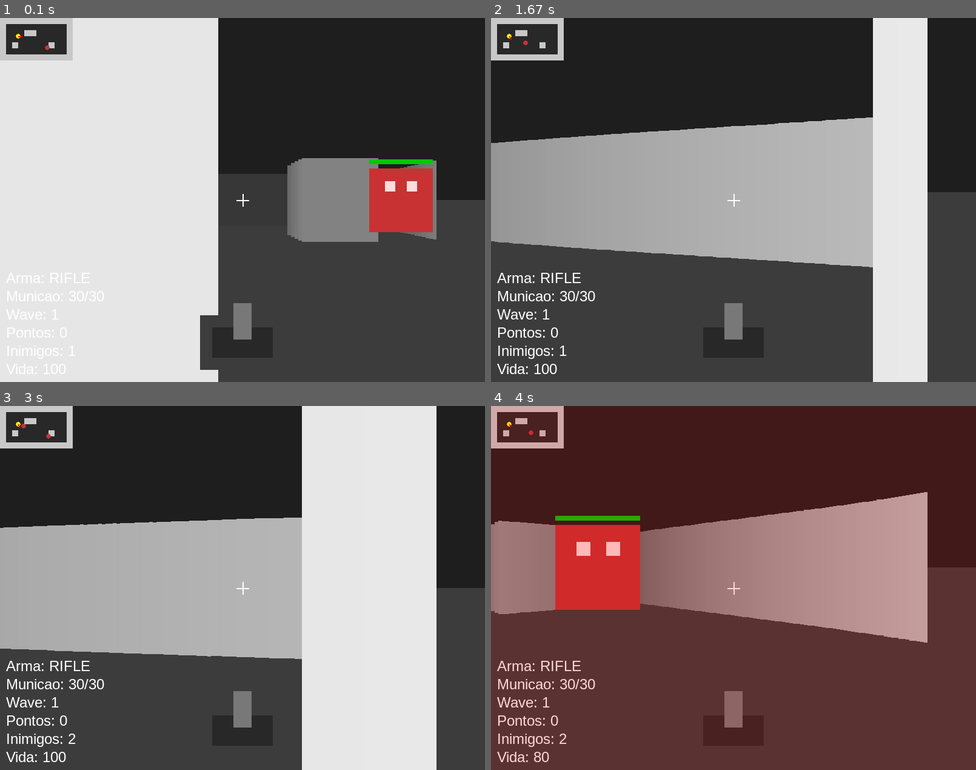
Above: before the commit, frames 1-4 (two rows, left to right).
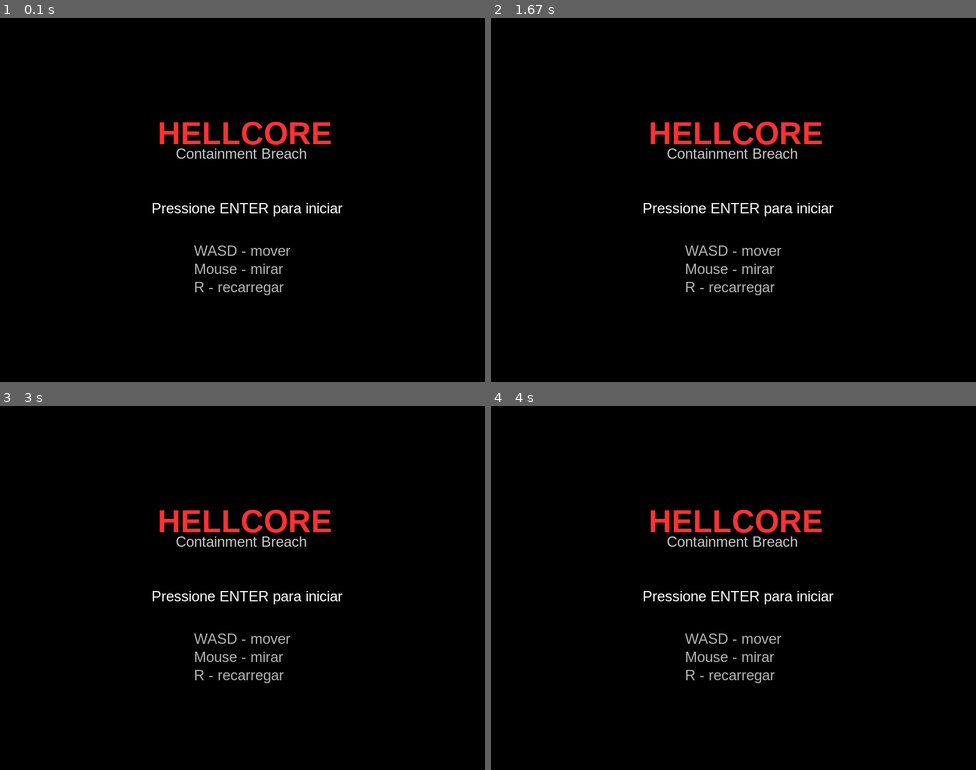
Above: after the commit, the same moments.

Repository: PDR181/mini-doom-pygame
Game: pygame game, started from main.py
Two runs of this game, one before a commit and one after it. Both use one fixed random seed, a clock stepped at 60 frames per second and the inputs below.
Inputs (mouse positions are in pixels of both pictures, inside the frame that each line leads up to):
- Up to frame 1 (0.1 s): no input
- Up to frame 2 (1.67 s): move the mouse to (714, 214) at 0.37 s; move the mouse to (563, 331) at 0.87 s; move the mouse to (733, 243) at 1.37 s
- Up to frame 3 (3 s): move the mouse to (310, 507) at 1.87 s; move the mouse to (77, 668) at 2.43 s; move the mouse to (281, 609) at 2.93 s
- Up to frame 4 (4 s): move the mouse to (762, 689) at 3.43 s; move the mouse to (636, 646) at 3.93 s

The runs differ from the first frame. In frame 1, 100% of the frame differs, in the area x 0-100%, y 0-100%; in frame 2, 100%; in frame 3, 100%; in frame 4, 100%.

Commit message:
feat: adicionado progressão de campanha, menus e objetivo principal

Diff:
--- a/main.py
+++ b/main.py
@@ -23,8 +23,8 @@
 clock = pygame.time.Clock()
 font = pygame.font.SysFont("arial", 24)
 
-player_x = 150
-player_y = 150
+player_x = 96
+player_y = 96
 player_angle = 0
 player_pitch = 0
 
@@ -32,6 +32,8 @@
 mouse_sensitivity = 0.003
 player_health = 100
 score = 0
+game_won = False
+game_started = False
 damage_flash = 0
 hit_feedback = 0
 
@@ -56,12 +58,19 @@
     shoot_sound = None
     hit_sound = None
 
-TILE_SIZE = 50
-
-FOV = math.pi / 3
+
+TILE_SIZE = 64
+
+wall_texture = pygame.image.load("assets/textures/wall.png").convert()
+wall_texture = pygame.transform.scale(wall_texture, (64, 64))
+enemy_sprite = pygame.image.load(
+    "assets/sprites/enemy_normal.png"
+).convert_alpha()
+
+FOV = math.pi / 3.5
 HALF_FOV = FOV / 2
-NUM_RAYS = 120
-MAX_DEPTH = 800
+NUM_RAYS = 90
+MAX_DEPTH = 500
 DELTA_ANGLE = FOV / NUM_RAYS
 SCREEN_DIST = (WIDTH / 2) / math.tan(HALF_FOV)
 SCALE = WIDTH // NUM_RAYS
@@ -82,7 +91,7 @@
 weapon_cooldown = 0
 WEAPON_COOLDOWN_TIME = 15
 
-current_weapon = "rifle"
+current_weapon = "pistol"
 
 weapons = {
     "pistol": {
@@ -115,24 +124,39 @@
 MAX_AMMO = weapons[current_weapon]["ammo"]
 ammo = MAX_AMMO
 
+owned_weapons = ["pistol"]
+
 enemy_hit_damage = 25
 
-spawn_timer = 0
-SPAWN_INTERVAL = 180
-MAX_ENEMIES = 6
-
-wave = 1
-wave_timer = 0
-WAVE_DURATION = 600
+# """ spawn_timer = 0
+# SPAWN_INTERVAL = 180
+# MAX_ENEMIES = 6
+
+# wave = 1
+# wave_timer = 0
+# WAVE_DURATION = 600
 
 game_map = [
-    "111111111111",
-    "100000000001",
-    "100011000001",
-    "100000000001",
-    "101000001001",
-    "100000000001",
-    "111111111111"
+    "11111111111111111111",
+    "10000000100000000001",
+    "10111100100111110001",
+    "10000100000010000001",
+    "10100111110010111001",
+    "10000000010010000001",
+    "10111111010011111001",
+    "10000001000000001001",
+    "10111101111111101001",
+    "10000000000000100001",
+    "10111111111110101101",
+    "10000000000000100001",
+    "10111111101111111001",
+    "10000000100000000001",
+    "10111100111111111001",
+    "10000100000000000001",
+    "10110111111111111001",
+    "10000000000000000001",
+    "10001111111111111001",
+    "11111111111111111111"
 ]
 
 def create_enemy(x, y, enemy_type):
@@ -186,6 +210,26 @@
 
 pickups = []
 
+weapon_pickups = [
+    {
+        "x": 768,
+        "y": 384,
+        "weapon": "rifle"
+    },
+
+    {
+        "x": 960,
+        "y": 768,
+        "weapon": "shotgun"
+    }
+]
+
+core_zone = {
+    "x": 1088,
+    "y": 960,
+    "radius": 80
+}
+
 def wall_collision(x, y):
     map_x = int(x / TILE_SIZE)
     map_y = int(y / TILE_SIZE)
@@ -220,17 +264,37 @@
                 color_value = max(20, 255 - corrected_depth // 2)
                 color = (color_value, color_value, color_value)
 
-                pygame.draw.rect(
-                    screen,
-                    color,
+                if abs(math.cos(ray_angle)) > abs(math.sin(ray_angle)):
+                    texture_x = int(target_y % TILE_SIZE)
+                else:
+                    texture_x = int(target_x % TILE_SIZE)
+
+                texture_column = wall_texture.subsurface(
+                    texture_x,
+                    0,
+                    1,
+                    TILE_SIZE
+                )
+
+                texture_column = pygame.transform.scale(
+                    texture_column,
+                    (max(1, SCALE), int(wall_height))
+                )
+
+                #shade = max(40, 255 - int(corrected_depth * 0.35))
+
+                #texture_column.fill(
+                #    (shade, shade, shade),
+                #    special_flags=pygame.BLEND_MULT
+                #)
+
+                screen.blit(
+                    texture_column,
                     (
                         ray * SCALE,
-                        horizon_y - wall_height // 2,
-                        SCALE,
-                        wall_height
+                        horizon_y - wall_height // 2
                     )
                 )
-                break
 
 def move_enemies():
     global player_health, damage_flash
@@ -264,57 +328,57 @@
             damage_flash = 10
             enemy["cooldown"] = 30
 
-def choose_enemy_type():
-    if wave >= 6:
-        return random.choice(["normal", "fast", "tank"])
-    if wave >= 4:
-        return random.choice(["normal", "fast", "tank", "fast"])
-    if wave >= 2:
-        return random.choice(["normal", "normal", "fast"])
-    return "normal"
-
-def spawn_enemy():
-    alive_count = sum(1 for enemy in enemies if enemy["alive"])
-
-    if alive_count >= MAX_ENEMIES:
-        return
-
-    spawn_points = [
-        {"x": 400, "y": 250},
-        {"x": 300, "y": 300},
-        {"x": 500, "y": 200},
-        {"x": 450, "y": 150},
-        {"x": 200, "y": 250},
-        {"x": 350, "y": 150},
-    ]
-
-    for point in spawn_points:
-        too_close_to_enemy = False
-
-        for enemy in enemies:
-            if enemy["alive"]:
-                dx = enemy["x"] - point["x"]
-                dy = enemy["y"] - point["y"]
-                distance = math.sqrt(dx * dx + dy * dy)
-
-                if distance < 40:
-                    too_close_to_enemy = True
-                    break
-
-        dx_player = player_x - point["x"]
-        dy_player = player_y - point["y"]
-
-        distance_player = math.sqrt(
-            dx_player * dx_player + dy_player * dy_player
-        )
-
-        if distance_player < 80:
-            continue
-
-        if not wall_collision(point["x"], point["y"]) and not too_close_to_enemy:
-            enemy_type = choose_enemy_type()
-            enemies.append(create_enemy(point["x"], point["y"], enemy_type))
-            break
+# def choose_enemy_type():
+#     if wave >= 6:
+#         return random.choice(["normal", "fast", "tank"])
+#     if wave >= 4:
+#         return random.choice(["normal", "fast", "tank", "fast"])
+#     if wave >= 2:
+#         return random.choice(["normal", "normal", "fast"])
+#     return "normal"
+
+# def spawn_enemy():
+#     alive_count = sum(1 for enemy in enemies if enemy["alive"])
+
+#     if alive_count >= MAX_ENEMIES:
+#         return
+
+#     spawn_points = [
+#         {"x": 400, "y": 250},
+#         {"x": 300, "y": 300},
+#         {"x": 500, "y": 200},
+#         {"x": 450, "y": 150},
+#         {"x": 200, "y": 250},
+#         {"x": 350, "y": 150},
+#     ]
+
+#     for point in spawn_points:
+#         too_close_to_enemy = False
+
+#         for enemy in enemies:
+#             if enemy["alive"]:
+#                 dx = enemy["x"] - point["x"]
+#                 dy = enemy["y"] - point["y"]
+#                 distance = math.sqrt(dx * dx + dy * dy)
+
+#                 if distance < 40:
+#                     too_close_to_enemy = True
+#                     break
+
+#         dx_player = player_x - point["x"]
+#         dy_player = player_y - point["y"]
+
+#         distance_player = math.sqrt(
+#             dx_player * dx_player + dy_player * dy_player
+#         )
+
+#         if distance_player < 80:
+#             continue
+
+#         if not wall_collision(point["x"], point["y"]) and not too_close_to_enemy:
+#             enemy_type = choose_enemy_type()
+#             enemies.append(create_enemy(point["x"], point["y"], enemy_type))
+#             break
 
 
 def spawn_pickup(x, y):
@@ -325,57 +389,50 @@
         "y": y,
         "type": pickup_type
     })
-    pickup_type = random.choice(["ammo", "medkit"])
-
-    pickups.append({
-        "x": x,
-        "y": y,
-        "type": pickup_type
-    })
-
-    spawn_points = [
-        {"x": 400, "y": 250},
-        {"x": 300, "y": 300},
-        {"x": 500, "y": 200},
-        {"x": 450, "y": 150},
-        {"x": 200, "y": 250},
-        {"x": 350, "y": 150},
-    ]
-
-    for point in spawn_points:
-        too_close_to_enemy = False
-
-        for enemy in enemies:
-            if enemy["alive"]:
-                dx = enemy["x"] - point["x"]
-                dy = enemy["y"] - point["y"]
-                distance = math.sqrt(dx * dx + dy * dy)
-
-                if distance < 40:
-                    too_close_to_enemy = True
-                    break
-
-        dx_player = player_x - point["x"]
-        dy_player = player_y - point["y"]
-        distance_player = math.sqrt(dx_player * dx_player + dy_player * dy_player)
-
-        if distance_player < 80:
-            continue
-
-        if not wall_collision(point["x"], point["y"]) and not too_close_to_enemy:
-            enemy_type = choose_enemy_type()
-            enemies.append(create_enemy(point["x"], point["y"], enemy_type))
-            break
-
-def update_wave():
-    global wave, wave_timer, SPAWN_INTERVAL
-
-    wave_timer += 1
-
-    if wave_timer >= WAVE_DURATION:
-        wave += 1
-        wave_timer = 0
-        SPAWN_INTERVAL = max(60, SPAWN_INTERVAL - 15)
+
+    # spawn_points = [
+    #     {"x": 400, "y": 250},
+    #     {"x": 300, "y": 300},
+    #     {"x": 500, "y": 200},
+    #     {"x": 450, "y": 150},
+    #     {"x": 200, "y": 250},
+    #     {"x": 350, "y": 150},
+    # ]
+
+    # for point in spawn_points:
+    #     too_close_to_enemy = False
+
+    #     for enemy in enemies:
+    #         if enemy["alive"]:
+    #             dx = enemy["x"] - point["x"]
+    #             dy = enemy["y"] - point["y"]
+    #             distance = math.sqrt(dx * dx + dy * dy)
+
+    #             if distance < 40:
+    #                 too_close_to_enemy = True
+    #                 break
+
+    #     dx_player = player_x - point["x"]
+    #     dy_player = player_y - point["y"]
+    #     distance_player = math.sqrt(dx_player * dx_player + dy_player * dy_player)
+
+    #     if distance_player < 80:
+    #         continue
+
+    #     if not wall_collision(point["x"], point["y"]) and not too_close_to_enemy:
+    #         enemy_type = choose_enemy_type()
+    #         enemies.append(create_enemy(point["x"], point["y"], enemy_type))
+    #         break
+
+# def update_wave():
+#     global wave, wave_timer, SPAWN_INTERVAL
+
+#     wave_timer += 1
+
+#     if wave_timer >= WAVE_DURATION:
+#         wave += 1
+#         wave_timer = 0
+#         SPAWN_INTERVAL = max(60, SPAWN_INTERVAL - 15)
 
 def draw_enemies(horizon_y):
     visible_enemies = []
@@ -406,35 +463,16 @@
         size = min(320, int(base_size * enemy["size_multiplier"]))
         screen_y = horizon_y - size // 2
 
-        enemy_rect = pygame.Rect(
-            int(screen_x - size // 2),
-            int(screen_y),
-            size,
-            size
+        enemy_sprite_scaled = pygame.transform.scale(
+            enemy_sprite,
+            (size, size)
         )
 
-        pygame.draw.rect(screen, enemy["color"], enemy_rect)
-
-        eye_size = max(4, size // 6)
-        pygame.draw.rect(
-            screen,
-            (255, 220, 220),
+        screen.blit(
+            enemy_sprite_scaled,
             (
-                int(screen_x - size // 4),
-                int(screen_y + size // 5),
-                eye_size,
-                eye_size
-            )
-        )
-
-        pygame.draw.rect(
-            screen,
-            (255, 220, 220),
-            (
-                int(screen_x + size // 10),
-                int(screen_y + size // 5),
-                eye_size,
-                eye_size
+                int(screen_x - size // 2),
+                int(screen_y)
             )
         )
 
@@ -504,6 +542,79 @@
 
     for pickup in collected:
         pickups.remove(pickup)
+
+def draw_weapon_pickups(horizon_y):
+    for pickup in weapon_pickups:
+        dx = pickup["x"] - player_x
+        dy = pickup["y"] - player_y
+
+        distance = math.sqrt(dx * dx + dy * dy)
+
+        angle = math.atan2(dy, dx) - player_angle
+
+        while angle > math.pi:
+            angle -= 2 * math.pi
+
+        while angle < -math.pi:
+            angle += 2 * math.pi
+
+        if -HALF_FOV < angle < HALF_FOV and distance > 20:
+            screen_x = (WIDTH // 2) + (angle / DELTA_ANGLE) * SCALE
+
+            size = int(SCREEN_DIST / (distance + 0.0001) * 18)
+
+            screen_y = horizon_y - size // 2 + 40
+
+            color = (255, 220, 50)
+
+            if pickup["weapon"] == "shotgun":
+                color = (255, 120, 50)
+
+            pygame.draw.rect(
+                screen,
+                color,
+                (
+                    int(screen_x - size // 2),
+                    int(screen_y),
+                    size,
+                    size // 2
+                )
+            )
+
+def update_weapon_pickups():
+    global current_weapon
+
+    collected = []
+
+    for pickup in weapon_pickups:
+        dx = pickup["x"] - player_x
+        dy = pickup["y"] - player_y
+
+        distance = math.sqrt(dx * dx + dy * dy)
+
+        if distance < 40:
+            weapon_name = pickup["weapon"]
+
+            if weapon_name not in owned_weapons:
+                owned_weapons.append(weapon_name)
+
+            current_weapon = weapon_name
+
+            collected.append(pickup)
+
+    for pickup in collected:
+        weapon_pickups.remove(pickup)
+
+def update_core_zone():
+    global game_won
+
+    dx = player_x - core_zone["x"]
+    dy = player_y - core_zone["y"]
+
+    distance = math.sqrt(dx * dx + dy * dy)
+
+    if distance < core_zone["radius"]:
+        game_won = True
 
 def draw_minimap():
     for row_index, row in enumerate(game_map):
@@ -531,6 +642,16 @@
             )
 
     pygame.draw.circle(
+    screen,
+    (255, 0, 255),
+    (
+        int(core_zone["x"] * MINIMAP_SCALE),
+        int(core_zone["y"] * MINIMAP_SCALE)
+    ),
+    6
+)
+
+    pygame.draw.circle(
         screen,
         (255, 255, 0),
         (int(player_x * MINIMAP_SCALE), int(player_y * MINIMAP_SCALE)),
@@ -599,16 +720,16 @@
     enemies_alive = sum(1 for enemy in enemies if enemy["alive"])
     enemy_text = font.render(f"Inimigos: {enemies_alive}", True, (255, 255, 255))
     score_text = font.render(f"Pontos: {score}", True, (255, 255, 255))
-    wave_text = font.render(f"Wave: {wave}", True, (255, 255, 255))
+    #wave_text = font.render(f"Wave: {wave}", True, (255, 255, 255))
     ammo_text = font.render(f"Municao: {ammo}/{MAX_AMMO}", True, (255, 255, 255))
     weapon_text = font.render(f"Arma: {current_weapon.upper()}", True, (255, 255, 255))
 
     screen.blit(health_text, (10, HEIGHT - 35))
     screen.blit(enemy_text, (10, HEIGHT - 65))
     screen.blit(score_text, (10, HEIGHT - 95))
-    screen.blit(wave_text, (10, HEIGHT - 125))
-    screen.blit(ammo_text, (10, HEIGHT - 155))
-    screen.blit(weapon_text, (10, HEIGHT - 185))
+    #screen.blit(wave_text, (10, HEIGHT - 125))
+    screen.blit(ammo_text, (10, HEIGHT - 125))
+    screen.blit(weapon_text, (10, HEIGHT - 155))
 
     if reloading:
         reload_text = font.render("RECARREGANDO...", True, (255, 220, 50))
@@ -676,22 +797,23 @@
 
 def reset_game():
     global player_x, player_y, player_angle, player_pitch
-    global player_health, score, damage_flash, hit_feedback
+    global player_health, score, game_won, game_started
+    global damage_flash, hit_feedback
     global shooting, shoot_timer
-    global spawn_timer, SPAWN_INTERVAL
-    global wave, wave_timer
     global enemies
     global ammo, reloading, reload_timer
     global weapon_cooldown
     global mouse_held
 
-    player_x = 150
-    player_y = 150
+    player_x = 96
+    player_y = 96
     player_angle = 0
     player_pitch = 0
 
     player_health = 100
     score = 0
+    game_won = False
+    game_started = False
     damage_flash = 0
     hit_feedback = 0
 
@@ -703,15 +825,31 @@
     reload_timer = 0
     weapon_cooldown = 0
 
-    spawn_timer = 0
-    SPAWN_INTERVAL = 180
-
-    wave = 1
-    wave_timer = 0
 
     enemies = [
-        create_enemy(400, 250, "normal")
-    ]
+
+    # Entrada
+    create_enemy(320, 128, "normal"),
+
+    # Corredores
+    create_enemy(512, 192, "normal"),
+    create_enemy(640, 256, "fast"),
+
+    # Storage
+    create_enemy(768, 384, "normal"),
+    create_enemy(832, 448, "fast"),
+
+    # Laboratório
+    create_enemy(512, 640, "tank"),
+    create_enemy(704, 640, "normal"),
+
+    # Containment
+    create_enemy(960, 768, "fast"),
+    create_enemy(1024, 832, "tank"),
+
+    # Core Chamber
+    create_enemy(1088, 960, "tank"),
+]
 
 running = True
 while running:
@@ -741,34 +879,38 @@
                 mouse_held = False
 
         if event.type == pygame.KEYDOWN:
+            if not game_started:
+                if event.key == pygame.K_RETURN:
+                    game_started = True
+
             if event.key == pygame.K_r and player_health <= 0:
                 reset_game()
             if event.key == pygame.K_r and ammo < MAX_AMMO and not reloading and player_health > 0:
                 reloading = True
                 reload_timer = RELOAD_DURATION
 
-            if event.key == pygame.K_1:
+            if event.key == pygame.K_1 and "pistol" in owned_weapons:
                 current_weapon = "pistol"
                 MAX_AMMO = weapons[current_weapon]["ammo"]
 
                 if ammo > MAX_AMMO:
                     ammo = MAX_AMMO
 
-            if event.key == pygame.K_2:
+            if event.key == pygame.K_2 and "rifle" in owned_weapons:
                 current_weapon = "rifle"
                 MAX_AMMO = weapons[current_weapon]["ammo"]
 
                 if ammo > MAX_AMMO:
                     ammo = MAX_AMMO
 
-            if event.key == pygame.K_3:
+            if event.key == pygame.K_3 and "shotgun" in owned_weapons:
                 current_weapon = "shotgun"
                 MAX_AMMO = weapons[current_weapon]["ammo"]
 
                 if ammo > MAX_AMMO:
                     ammo = MAX_AMMO
 
-    if player_health > 0:
+    if player_health > 0 and game_started and not game_won:
         mouse_dx, mouse_dy = pygame.mouse.get_rel()
 
         player_angle += mouse_dx * mouse_sensitivity
@@ -816,12 +958,14 @@
 
         move_enemies()
         update_pickups()
-        update_wave()
-
-        spawn_timer += 1
-        if spawn_timer >= SPAWN_INTERVAL:
-            spawn_enemy()
-            spawn_timer = 0
+        update_weapon_pickups()
+        update_core_zone()
+        #update_wave()
+
+        # spawn_timer += 1
+        # if spawn_timer >= SPAWN_INTERVAL:
+        #     spawn_enemy()
+        #     spawn_timer = 0
     else:
         pygame.mouse.get_rel()
 
@@ -857,6 +1001,7 @@
     cast_rays(horizon_y)
     draw_enemies(horizon_y)
     draw_pickups(horizon_y)
+    draw_weapon_pickups(horizon_y)
     draw_minimap()
     draw_crosshair()
     draw_weapon()
@@ -881,6 +1026,31 @@
         screen.blit(game_over_text, (WIDTH // 2 - 70, HEIGHT // 2 - 30))
         screen.blit(restart_text, (WIDTH // 2 - 130, HEIGHT // 2 + 10))
 
+    if not game_started:
+        overlay = pygame.Surface((WIDTH, HEIGHT))
+        overlay.fill((0, 0, 0))
+        screen.blit(overlay, (0, 0))
+
+        title_font = pygame.font.SysFont("arial", 52, bold=True)
+
+        title = title_font.render("HELLCORE", True, (255, 50, 50))
+        subtitle = font.render("Containment Breach", True, (200, 200, 200))
+
+        start_text = font.render("Pressione ENTER para iniciar", True, (255, 255, 255))
+
+        controls_1 = font.render("WASD - mover", True, (180, 180, 180))
+        controls_2 = font.render("Mouse - mirar", True, (180, 180, 180))
+        controls_3 = font.render("R - recarregar", True, (180, 180, 180))
+
+        screen.blit(title, (WIDTH // 2 - 140, HEIGHT // 2 - 140))
+        screen.blit(subtitle, (WIDTH // 2 - 110, HEIGHT // 2 - 90))
+
+        screen.blit(start_text, (WIDTH // 2 - 150, HEIGHT // 2))
+
+        screen.blit(controls_1, (WIDTH // 2 - 80, HEIGHT // 2 + 70))
+        screen.blit(controls_2, (WIDTH // 2 - 80, HEIGHT // 2 + 100))
+        screen.blit(controls_3, (WIDTH // 2 - 80, HEIGHT // 2 + 130))
+
     pygame.display.update()
     clock.tick(60)
 
Binary file added: assets/sprites/enemy_normal.png
Binary file added: assets/textures/wall.png
